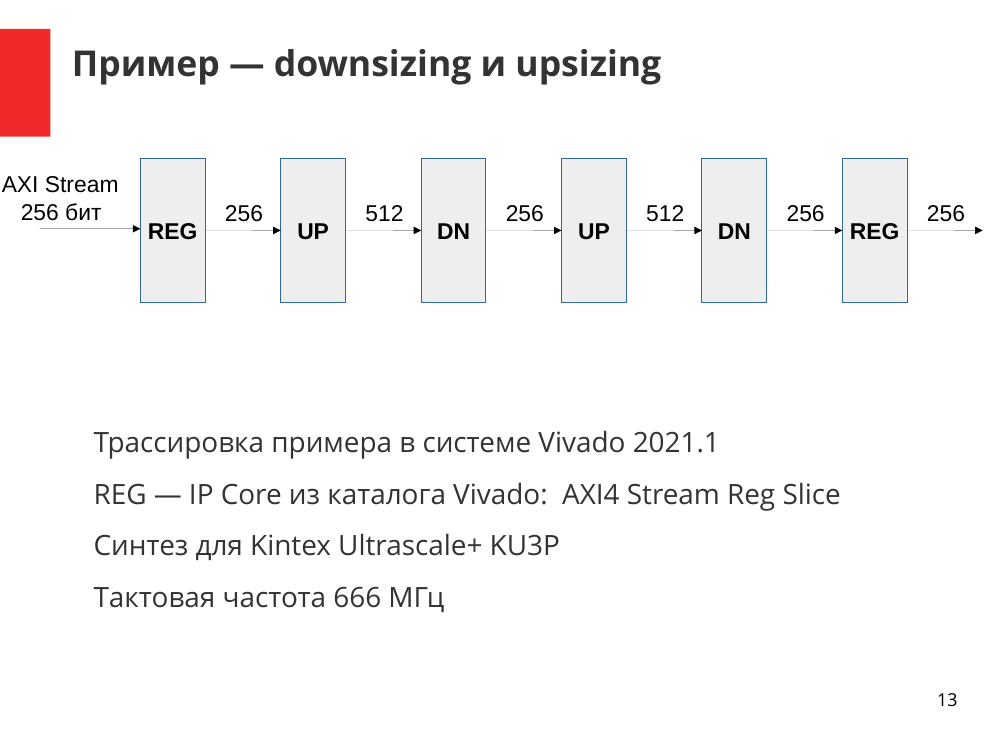
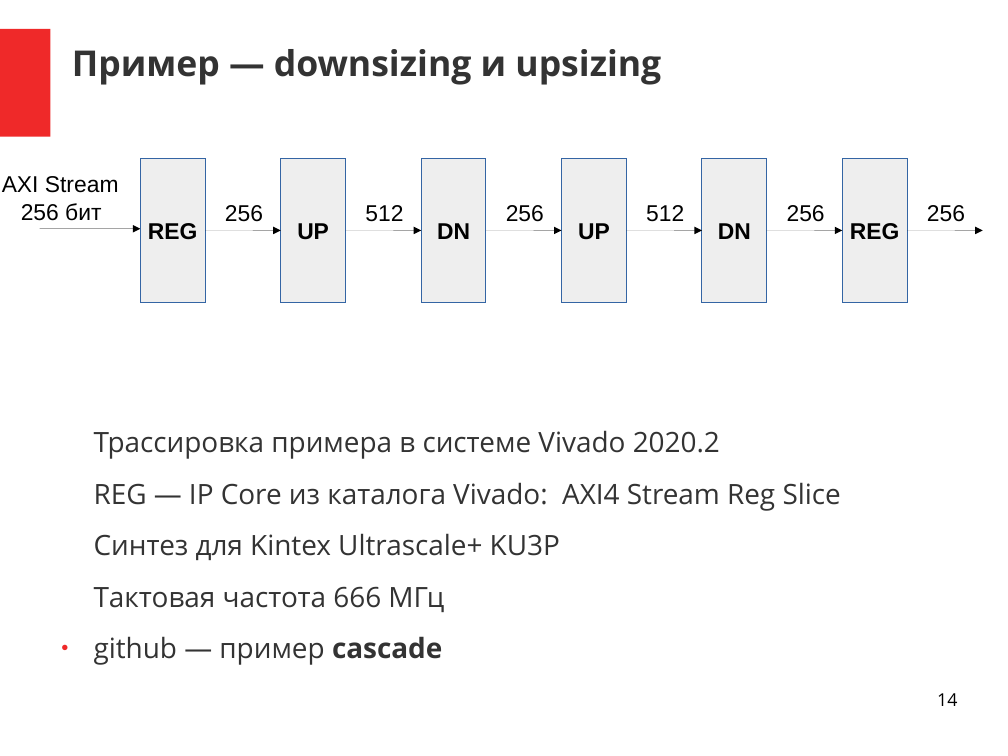
Before and after one commit to DigitalDesignSchool/2021dev, a slide deck: slide 14 of examples/presentation/pr_1.odp (slide 13 before the commit). Drawn at 1008x756 pixels with LibreOffice and Linux fonts; fonts in the diff are those of the drawing. Boxes give left, top, right and bottom in pixels: in the first picture for what was removed or moved away, otherwise in the second. Text is boxed around its words. In the diff, an @@ line names an element or a change of style, - is before the commit and + after.

```diff
--- a/examples/presentation/pr_1.odp
+++ b/examples/presentation/pr_1.odp
@@ text at box(94, 430, 720, 459): text changed @@
-Трассировка примера в системе Vivado 2021.1
+Трассировка примера в системе Vivado 2020.2
@@ text at box(94, 636, 442, 665): paragraph added @@
+● github — пример cascade
@@ page number at box(937, 693, 957, 706): text changed @@
-13
+14
```
Also in this commit, not shown: 8 other slides changed, 5 slides added, 8 other files.
